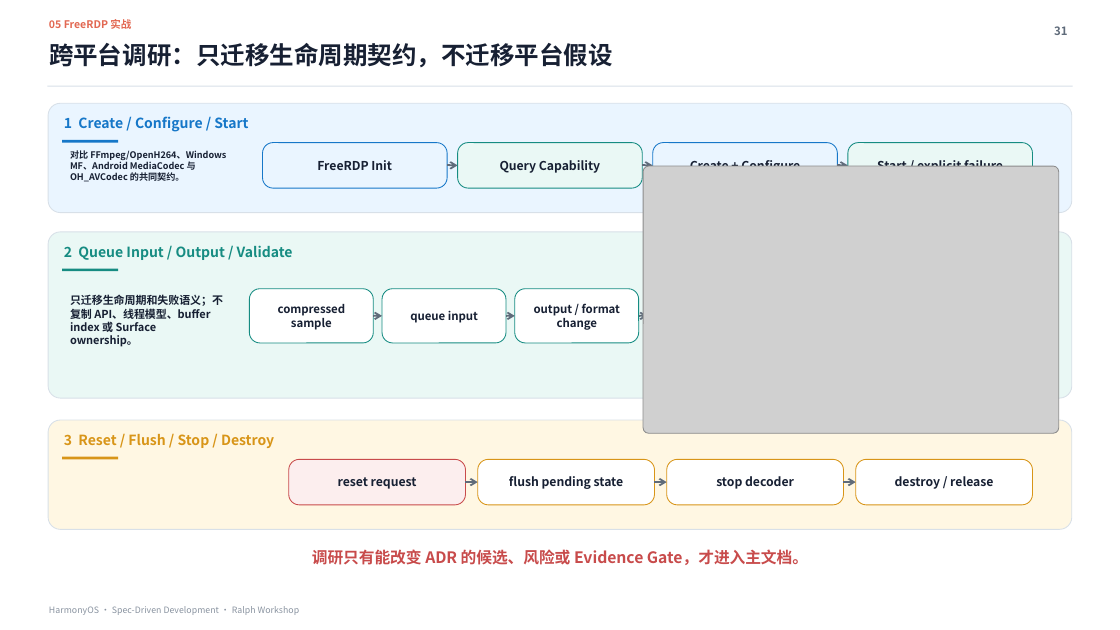
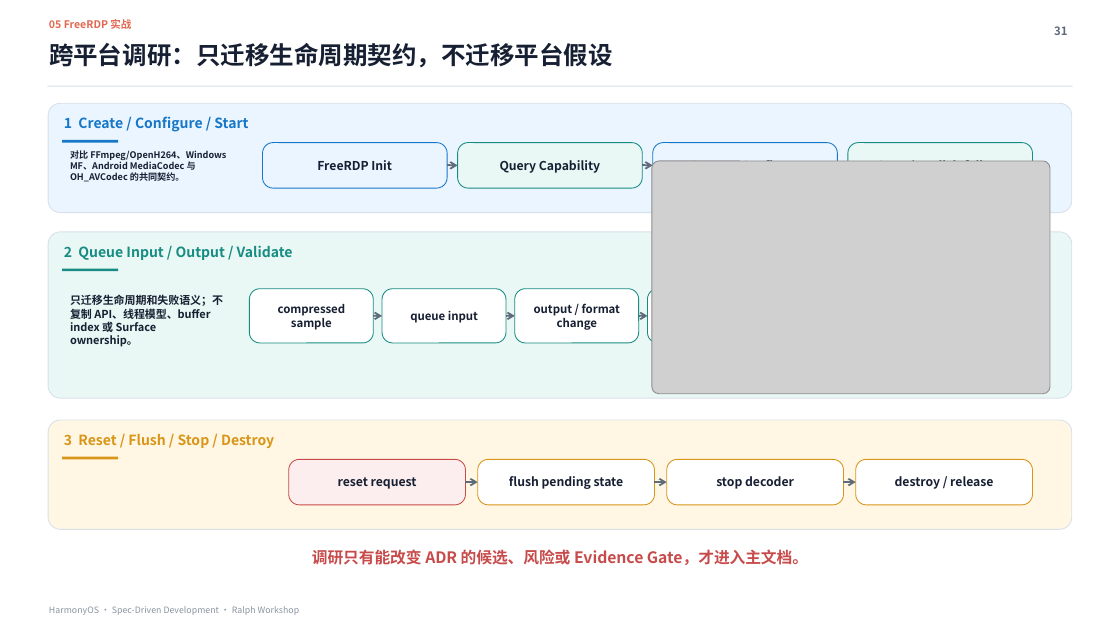
Before and after one commit to xiaomu120413/harmonyos-sdd-ralph-workshop, a slide deck: slide 31 of deliverables/HarmonyOS_SDD_Ralph_Workshop_MDM证据增强版.pptx. Drawn at 1120x630 pixels with LibreOffice and Linux fonts; fonts in the diff are those of the drawing; grey boxes stand for pictures. Boxes give left, top, right and bottom in pixels: in the first picture for what was removed or moved away, otherwise in the second. Text is boxed around its words. In the diff, an @@ line names an element or a change of style, - is before the commit and + after.

```diff
--- a/deliverables/HarmonyOS_SDD_Ralph_Workshop_MDM证据增强版.pptx
+++ b/deliverables/HarmonyOS_SDD_Ralph_Workshop_MDM证据增强版.pptx
@@ picture: place and size @@
-picture at (644,166,1060,434)
+picture at (652,161,1050,394)
@@ arrow removed from (838, 166) to (848, 166) @@
@@ rounded rectangle added at (648,289,772,344), fill #FFFFFF, outline #168C82 0.75 pt @@
```
Also in this commit, not shown: 7 other slides changed, 11 other files.
